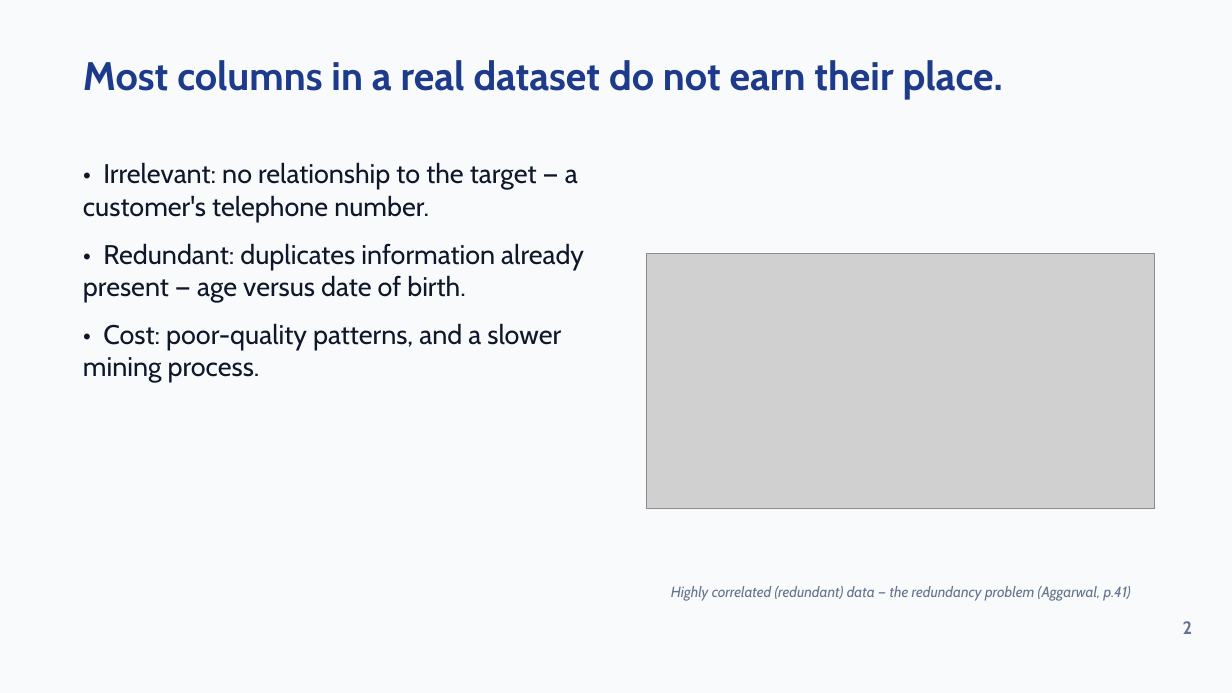
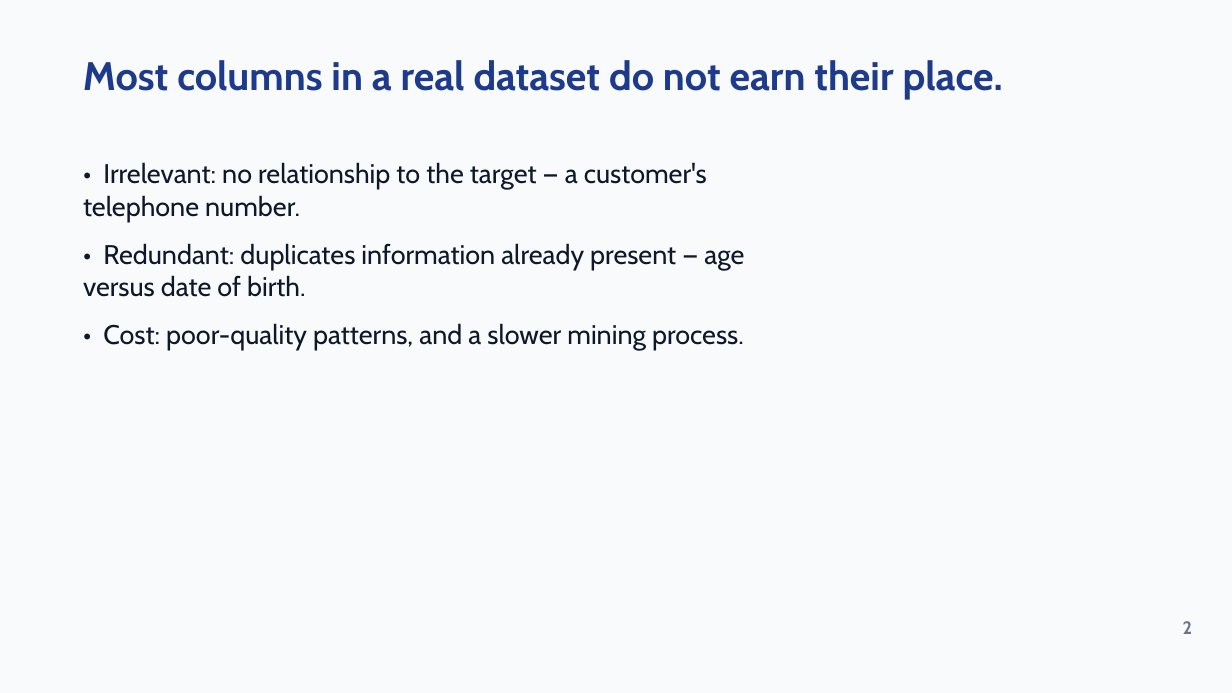
Before and after one commit to AboALhasanx/master-studio, a slide deck: slide 2 of 01_Semester_1/03_Data_Mining/05_Seminars_&_Slides/Feature_Selection_Seminar_v2.pptx. Drawn at 1232x693 pixels with LibreOffice and Linux fonts; fonts in the diff are those of the drawing; grey boxes stand for pictures. Boxes give left, top, right and bottom in pixels: in the first picture for what was removed or moved away, otherwise in the second. Text is boxed around its words. In the diff, an @@ line names an element or a change of style, - is before the commit and + after.

```diff
--- a/01_Semester_1/03_Data_Mining/05_Seminars_&_Slides/Feature_Selection_Seminar_v2.pptx
+++ b/01_Semester_1/03_Data_Mining/05_Seminars_&_Slides/Feature_Selection_Seminar_v2.pptx
@@ text "• Irrelevant: no relationship to ..." rewrapped from box(83, 162, 584, 382) to box(83, 162, 744, 350) @@
@@ picture removed at box(647, 253, 1155, 509) @@
@@ text removed at box(671, 586, 1131, 601) @@
-Highly correlated (redundant) data — the redundancy problem (Aggarwal, p.41)
```
Also in this commit, not shown: 2 other slides changed, 6 other files.
